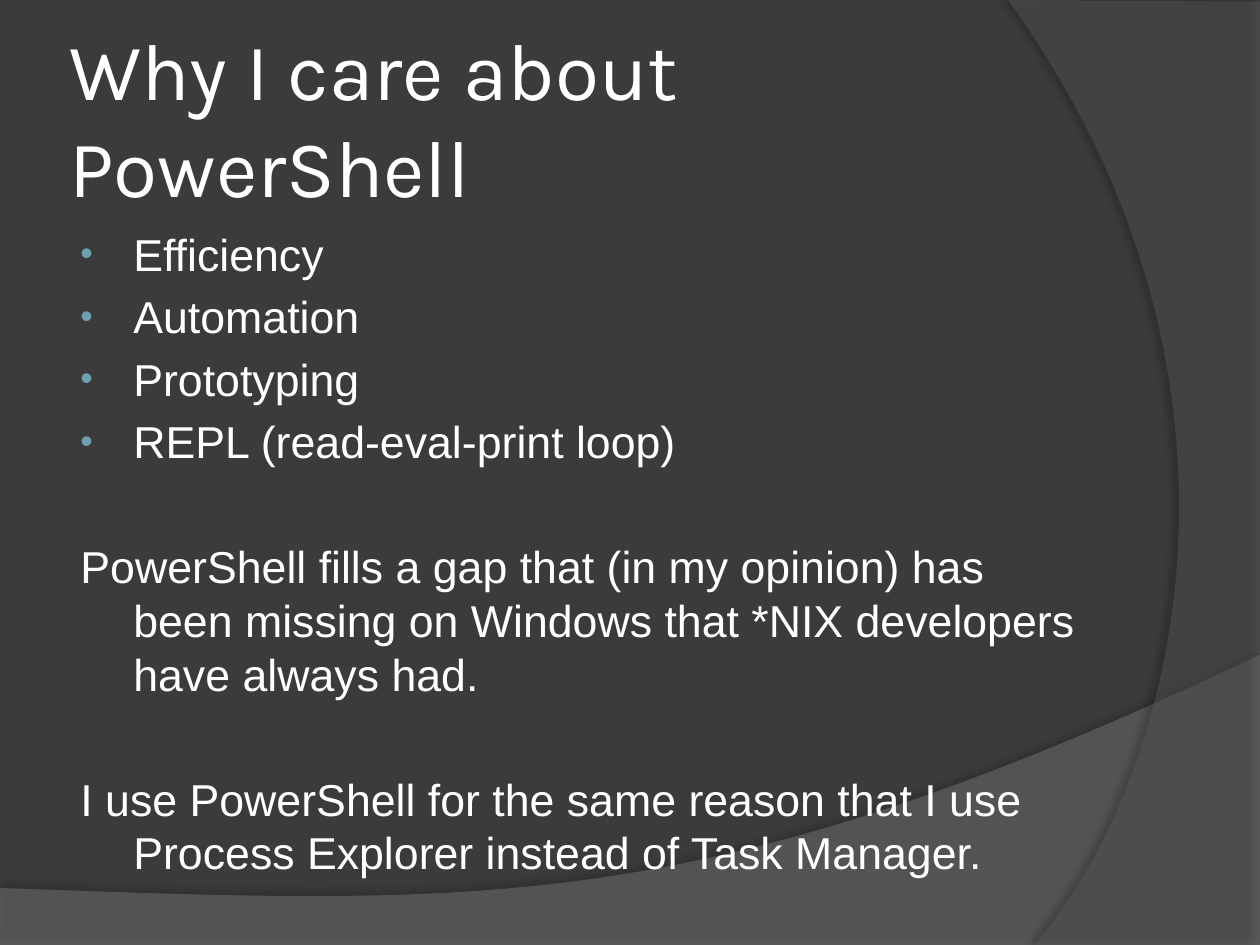
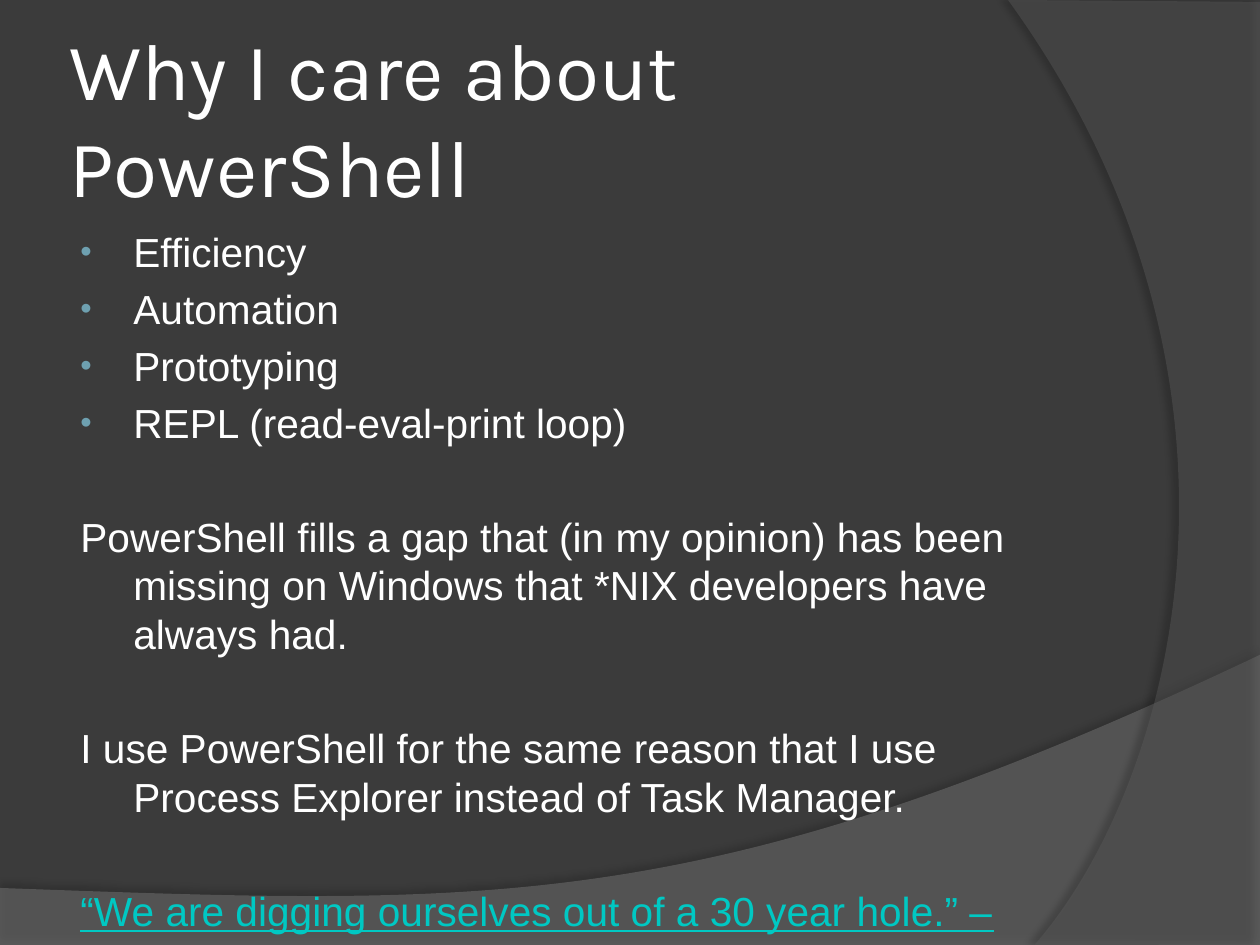
Before and after one commit to drmohundro/presentations, a slide deck: slide 11 of the-power-of-powershell/presentation.pptx. Drawn at 1260x945 pixels with LibreOffice and Linux fonts; fonts in the diff are those of the drawing; background and template pictures are left out. Boxes give left, top, right and bottom in pixels: in the first picture for what was removed or moved away, otherwise in the second. Text is boxed around its words. In the diff, an @@ line names an element or a change of style, - is before the commit and + after.

```diff
--- a/the-power-of-powershell/presentation.pptx
+++ b/the-power-of-powershell/presentation.pptx
@@ text at (x1=80, y1=237, x2=1004, y2=820): size 25.5 to 23.2 pt in "Efficiency", "Automation", "Prototyping", "REPL (read-eval-print loop)" and 2 more places @@
@@ text at (x1=80, y1=896, x2=959, y2=934): paragraph added @@
+“We are digging ourselves out of a 30 year hole.” – Jeffrey Snover’s Lang.Net PowerShell Talk
```
Also in this commit, not shown: 1 other file.
